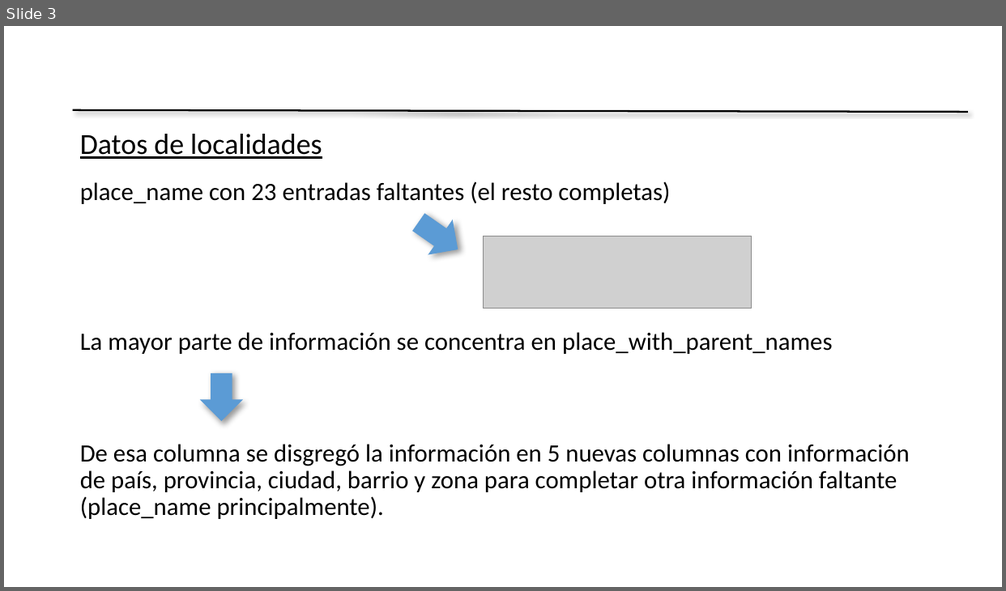
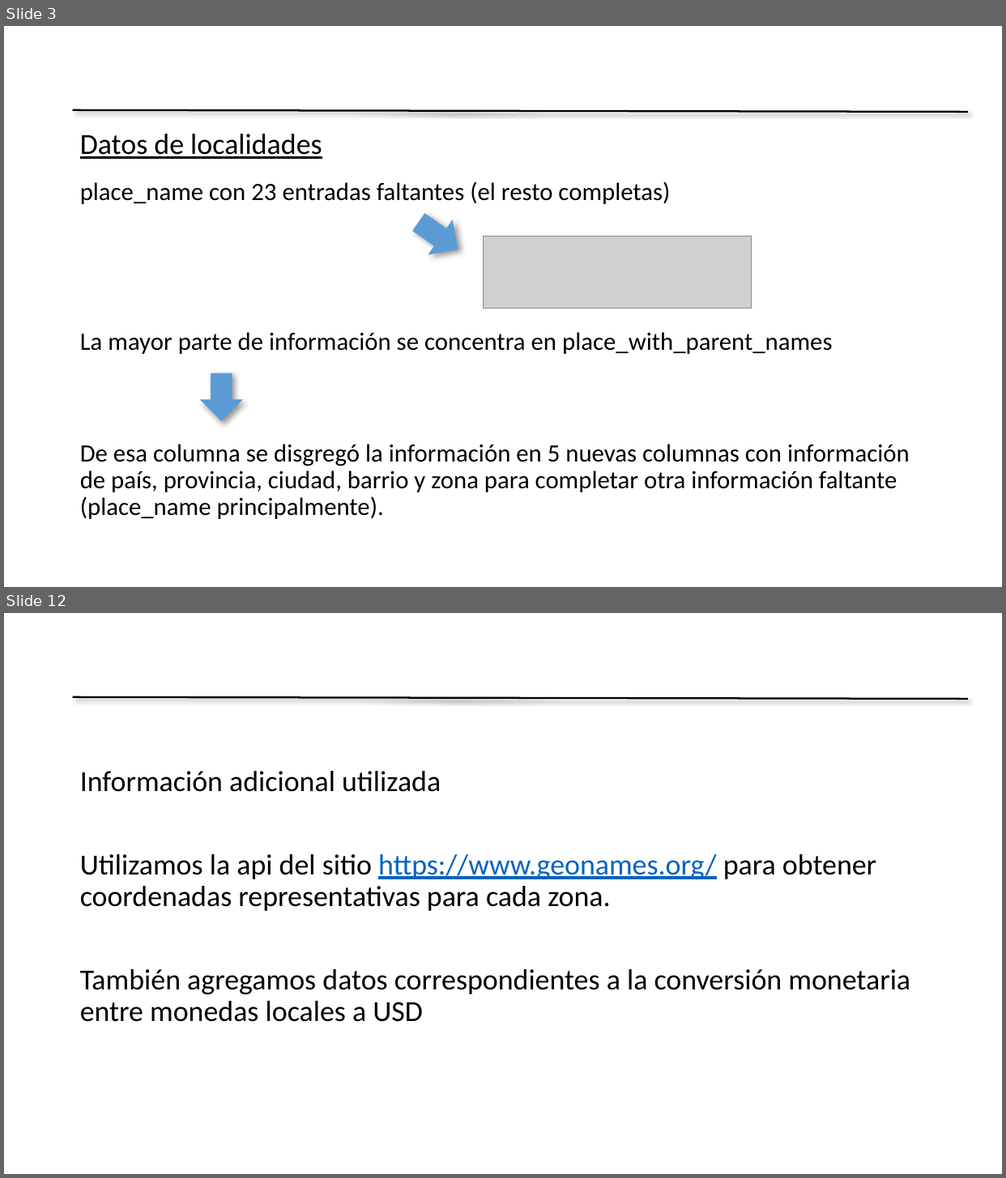
Before and after one commit to rdgagliano/DataScience-Grupo3, a slide deck: Presentation Desafio1 Grupo3.pptx. Shown one above the other, each under a label of ours: slide 3 before the commit, slides 3 and 12 after it; the slides between them are not shown. The pictures are 1006x591 and 1006x1178 pixels, drawn with LibreOffice and Linux fonts; fonts in the diff are those of the drawing; grey boxes stand for pictures; background and template pictures are left out. Boxes give left, top, right and bottom in pixels: in the first picture for what was removed or moved away, otherwise in the second. Text is boxed around its words. In the diff, an @@ line names an element or a change of style, - is before the commit and + after.

```diff
--- a/Presentation Desafio1 Grupo3.pptx
+++ b/Presentation Desafio1 Grupo3.pptx
@@ slide 12 added at (4,613,1002,1174), background picture (left out); not listed: 1 template element that a slide beside it also shows @@
@@ text added at (80,771,910,1022), 28 pt, text #000000 @@
+Información adicional utilizada
+Utilizamos la api del sitio https://www.geonames.org/ para obtener coordenadas representativas para cada zona.
+También agregamos datos correspondientes a la conversión monetaria entre monedas locales a USD
```
Also in this commit, not shown: 8 other slides added, 4 slides removed.
